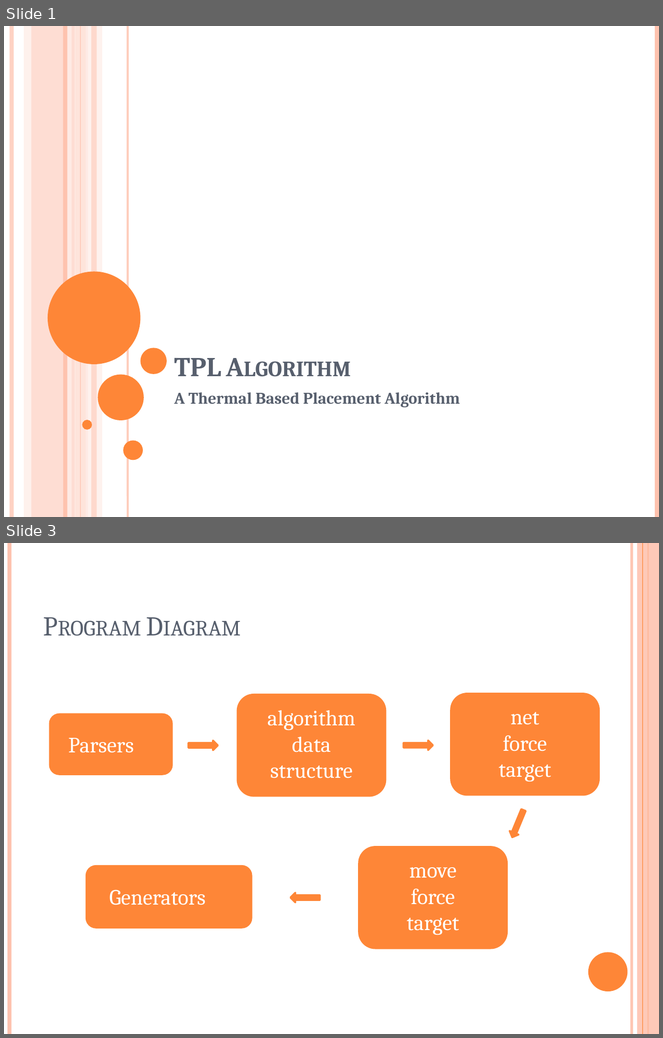
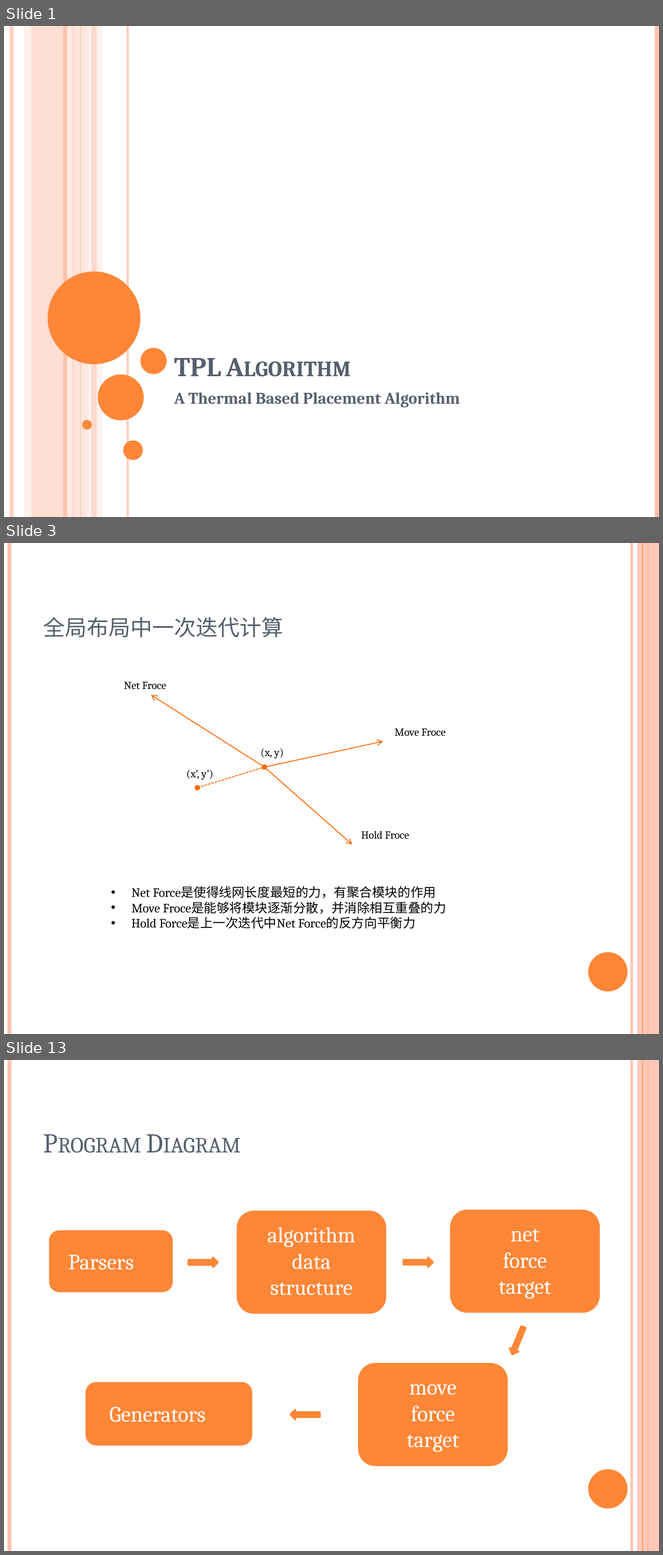
Before and after one commit to marcusgao94/TPL, a slide deck: doc/TPL.pptx. Shown one above the other, each under a label of ours: slides 1 and 3 before the commit, slides 1, 3 and 13 after it; the slides between them are not shown. The pictures are 663x1038 and 663x1555 pixels, drawn with LibreOffice and Linux fonts; fonts in the diff are those of the drawing. Boxes give left, top, right and bottom in pixels: in the first picture for what was removed or moved away, otherwise in the second. Text is boxed around its words. In the diff, an @@ line names an element or a change of style, - is before the commit and + after.

```diff
--- a/doc/TPL.pptx
+++ b/doc/TPL.pptx
@@ slide 3 added at (4,543,659,1034), background #FFFFFF; not listed: 6 template elements that a slide beside it also shows @@
@@ title added at (43,617,283,638), 30 pt, text #575F6D, small capitals @@
+全局布局中一次迭代计算
@@ text added at (124,682,166,690), 12 pt, text #000000 @@
+Net Froce
@@ arrow added from (265, 767) to (151, 695), #FF6B0A 1 pt @@
@@ text added at (395,729,445,736), 12 pt, text #000000 @@
+Move Froce
@@ arrow added from (265, 767) to (384, 742), #FF6B0A 1 pt @@
@@ text added at (261,748,284,759), 12 pt, text #000000 @@
+(x, y)
@@ text added at (187,770,214,780), 12 pt, text #000000 @@
+(x’, y’)
@@ double arrow added from (265, 767) to (197, 788), #FF6B0A 1 pt dashed @@
@@ arrow added from (265, 767) to (352, 845), #FF6B0A 1 pt @@
@@ text added at (361,831,409,839), 12 pt, text #000000 @@
+Hold Froce
@@ text added at (131,886,447,929), 14 pt, text #000000 @@
+• Net Force是使得线网长度最短的力，有聚合模块的作用
+• Move Froce是能够将模块逐渐分散，并消除相互重叠的力
+• Hold Force是上一次迭代中Net Force的反方向平衡力
@@ what was slide 3 is now slide 13 @@
```
Also in this commit, not shown: 1 slide changed, 10 other slides added, 10 slides removed.
